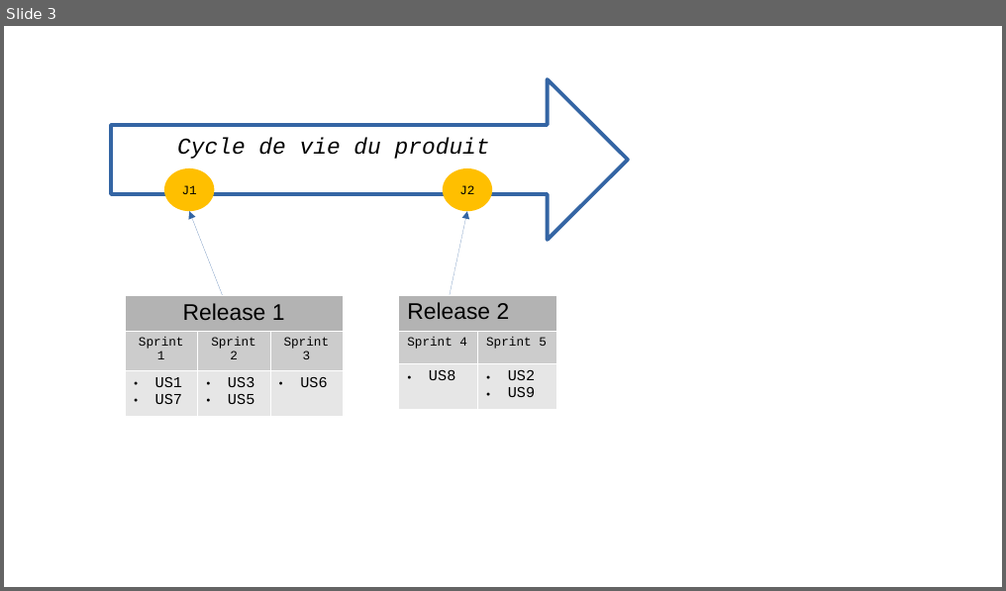
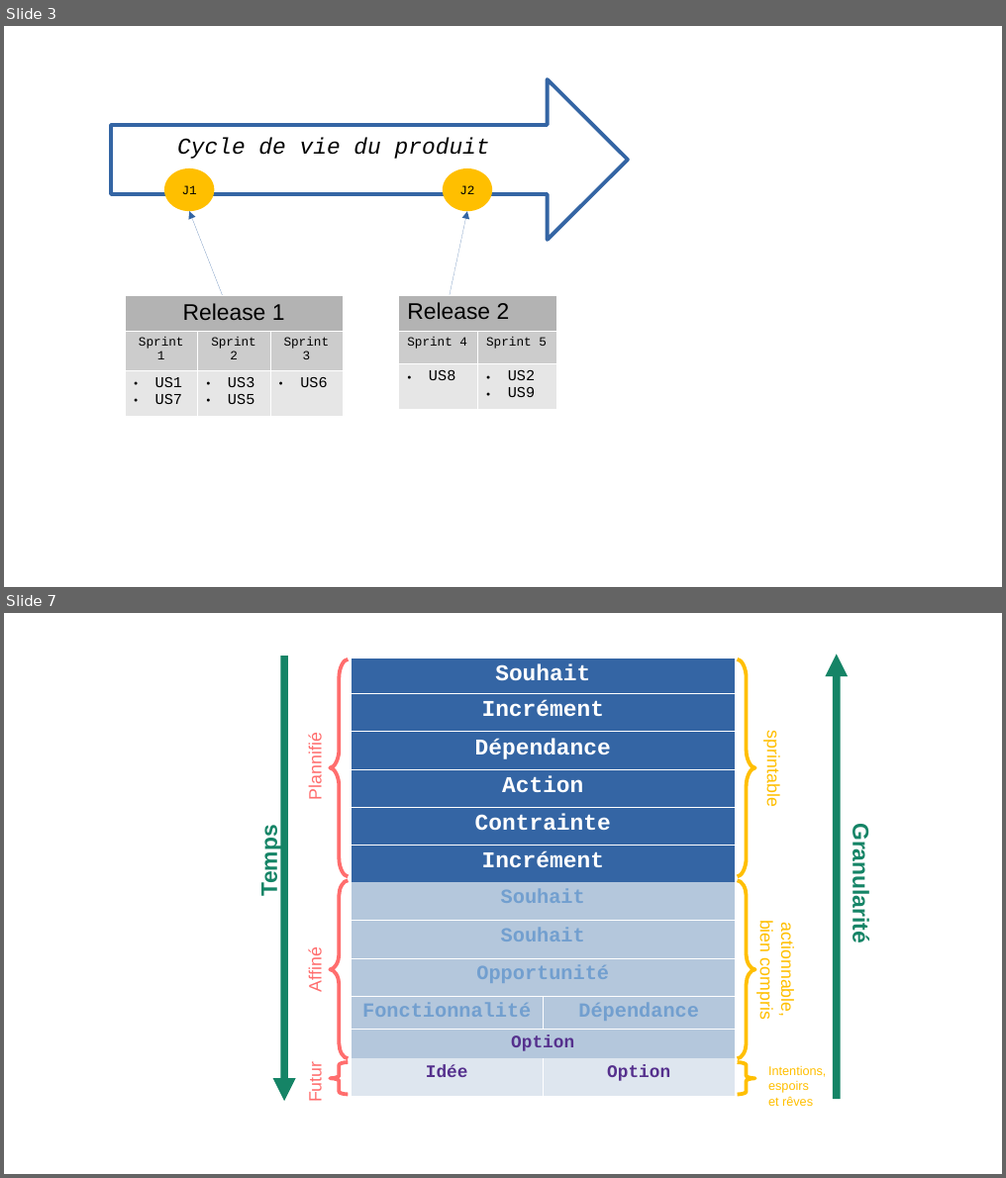
Before and after one commit to gattardm/P10, a slide deck: Sources/diagrammes.odp. Shown one above the other, each under a label of ours: slide 3 before the commit, slides 3 and 7 after it; the slides between them are not shown. The pictures are 1006x591 and 1006x1178 pixels, drawn with LibreOffice and Linux fonts; fonts in the diff are those of the drawing. Boxes give left, top, right and bottom in pixels: in the first picture for what was removed or moved away, otherwise in the second. Text is boxed around its words. In the diff, an @@ line names an element or a change of style, - is before the commit and + after.

```diff
--- a/Sources/diagrammes.odp
+++ b/Sources/diagrammes.odp
@@ slide 7 added at <box>4,613,1002,1174</box>, background #FFFFFF @@
@@ arrow added from (285, 656) to (285, 1101), #158466 6.01 pt @@
@@ freeform shape added at <box>330,660,349,876</box>, outline #FF6D6D 3 pt @@
@@ table added at <box>350,658,735,1096</box>, 12 rows, 2 columns @@
+Souhait | 
+Incrément | 
+Dépendance | 
+Action | 
+Contrainte | 
+Incrément | 
+Souhait | 
+Souhait | 
+Opportunité | 
+Fonctionnalité | Dépendance
+Option | 
+Idée | Option
@@ freeform shape added at <box>738,660,755,876</box>, outline #FFBF00 3 pt @@
@@ arrow added from (837, 1099) to (837, 654), #158466 6.01 pt @@
@@ text added at <box>306,739,326,798</box>, 14 pt, text #FF6D6D @@
+Plannifié
@@ text added at <box>763,738,783,805</box>, 14 pt, text #FFBF00 @@
+sprintable
@@ text added at <box>256,832,282,894</box>, 18 pt, text #158466, bold @@
+Temps
@@ text added at <box>848,835,874,940</box>, 18 pt, text #158466, bold @@
+Granularité
@@ freeform shape added at <box>330,881,349,1059</box>, outline #FF6D6D 3 pt @@
@@ freeform shape added at <box>738,881,755,1059</box>, outline #FFBF00 3 pt @@
@@ text added at <box>756,923,797,1018</box>, 14 pt, text #FFBF00 @@
+actionnable,
+bien compris
@@ text added at <box>306,952,326,991</box>, 14 pt, text #FF6D6D @@
+Affiné
@@ text added at <box>306,1065,326,1101</box>, 14 pt, text #FF6D6D @@
+Futur
@@ freeform shape added at <box>330,1063,349,1095</box>, outline #FF6D6D 3 pt @@
@@ freeform shape added at <box>738,1063,755,1095</box>, outline #FFBF00 3 pt @@
@@ text added at <box>768,1066,826,1106</box>, 10 pt, text #FFBF00 @@
+Intentions,
+espoirs
+et rêves
```
Also in this commit, not shown: 4 other slides added, 1 other file.
